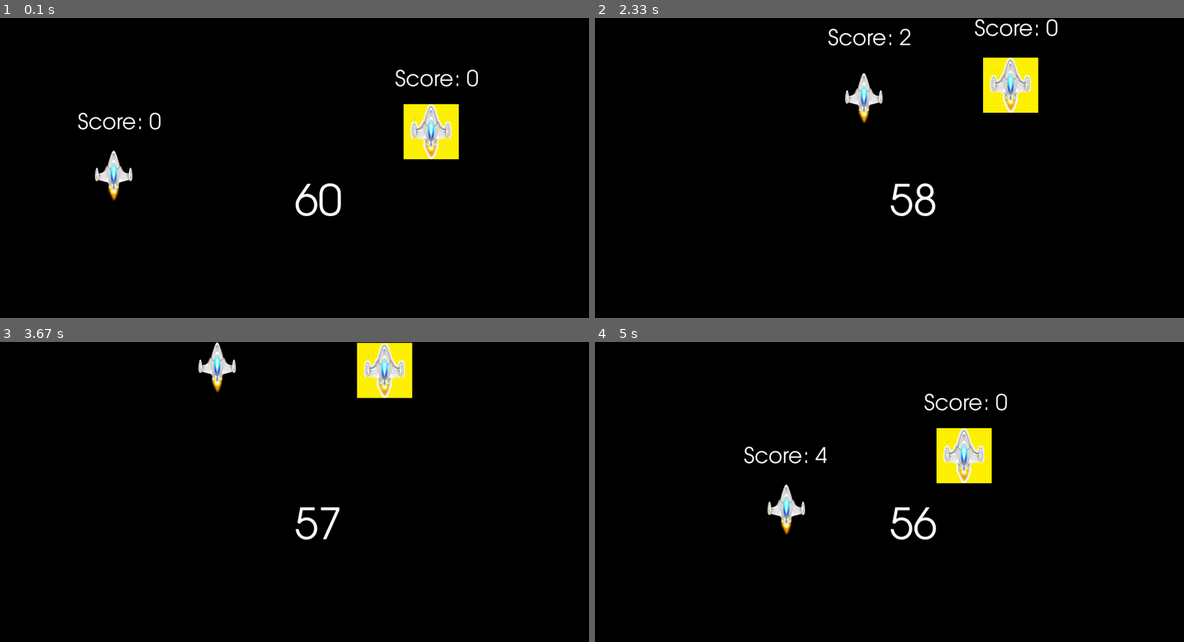
Above: before the commit, frames 1-4 (two rows, left to right).
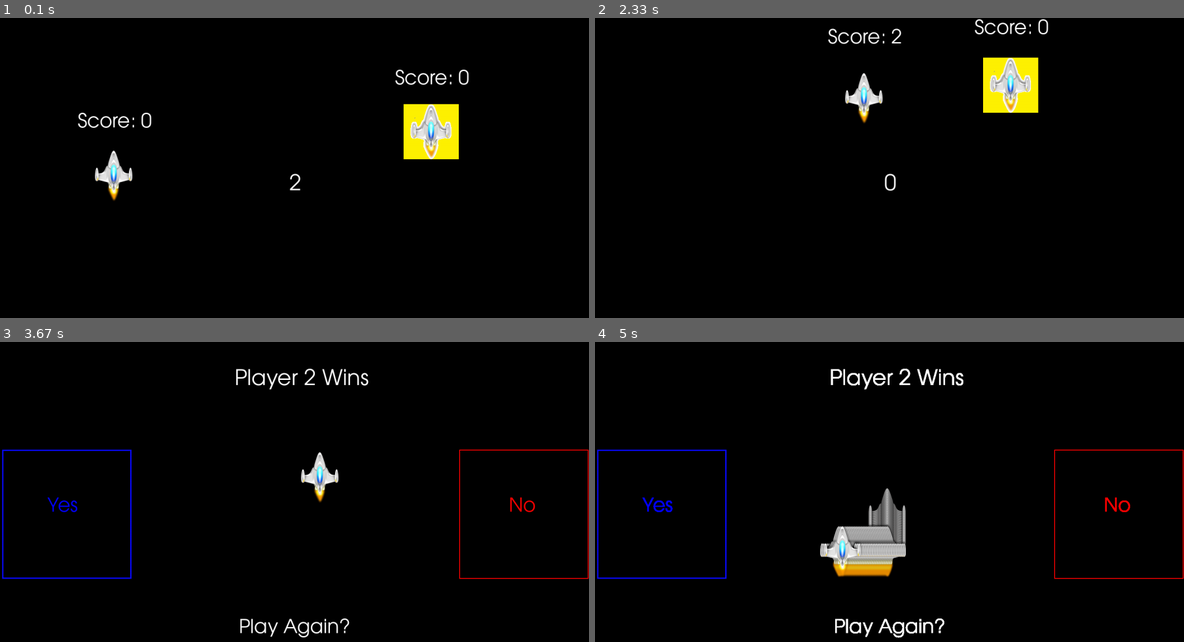
Above: after the commit, the same moments.

Repository: Noah6544/Pygame_Spaceship_Game
Game: pygame game, started from Development/Version_0.6_developmen.py
The game is run twice, just before and just after one commit, with the same random seed, the same clock (stepped at 60 frames per second) and the same inputs.
Inputs:
- Up to frame 1 (0.1 s): no input
- Up to frame 2 (2.33 s): hold Right 0.33-0.8 s; hold Up 0.83-1.13 s; hold W 0.83-1.13 s; hold Right 1.17-1.63 s; hold D 1.17-1.63 s; hold Left 1.67-2.2 s; hold A 1.67-2.2 s; hold Down from 2.23 s (still down); hold S from 2.23 s (still down)
- Up to frame 3 (3.67 s): release Down at 2.53 s; release S at 2.53 s; hold Left 2.57-2.97 s; hold A 2.57-2.97 s; hold Up 3-3.37 s; hold W 3-3.37 s; hold Right from 3.4 s (still down); hold D from 3.4 s (still down)
- Up to frame 4 (5 s): release Right at 4.03 s; release D at 4.03 s; hold Down 4.07-4.43 s; hold S 4.07-4.43 s; hold Left 4.47-4.93 s; hold A 4.47-4.93 s; hold Right from 4.97 s (still down); hold D from 4.97 s (still down)

The runs differ from the first frame. In frame 1, 1.1% of the frame differs, in the area x 13-82%, y 17-67%; in frame 2, 1.1%; in frame 3, 4.7%; in frame 4, 7.5%, in the area x 0-100%, y 8-99%.

Commit message:
I pretty much finished the game. Version 0.6 only has 1 major bug.
Features added and bugs fixed:
- added and fixed the yes/no features at the end of the game to play again
- added a feature (suprised it was quick to add) that shows a fun little message every time players collide
- Added and fixed a function which centers text when added (when applicable)

#ToDo: fix the only bug left which is that a trail is left on the last charcter.

Diff:
--- a/Development/Scoreboard.py
+++ b/Development/Scoreboard.py
@@ -3,23 +3,23 @@
 import random
 class Scoreboard:
     def __init__(self):
-        self.font = pygame.font.SysFont("centurygothic",50)
-        self.clock_font = pygame.font.SysFont("centurygothic",100)
-        self.counter = 60
+        self.font = pygame.font.SysFont("centurygothic",45)
+        self.clock_font = pygame.font.SysFont("centurygothic",50)
+        self.counter = 2
         self.text_counter = str(self.counter)
-        self.render_font = self.clock_font.render(str(self.text_counter), True, (255, 255, 255))
-        self.clock_render_font = self.clock_font.render(str(self.text_counter), True, (0, 0, 0))
         self.dice_roll_num = random.randint(0, 100)
         self.player1_is_it = False
         self.player2_is_it = True
 
-    def draw_text(self,text,color):
-        Surface_text = self.font.render(text,True,color)
+    def draw_text(self,text,color,font):
+        Surface_text = font.render(text,True,color)
         return Surface_text #this needs to return this image to be passed into screen.blit as an surface.
 
-    def draw_timer(self,text):
-        Surface_text = self.clock_font.render(text,True,(255,255,255))
-        return Surface_text
+    def draw_text_location(self,text,color,font,screen,width_offset,height_offset): #this functions purpose is to return the rectangle to be used in centering text.
+                                                         # its identical to the function above. but with screen agrument/input and a rectangle variable
+        Surface_text = self.font.render(text,True,color)
+        Surface_text_rect = Surface_text.get_rect(center=(screen.width/2 + width_offset,screen.height/2 + height_offset))
+        return Surface_text_rect #this needs to return this image to be passed into screen.blit as an surface.
 
 
     def dice_roll(self):
@@ -30,6 +30,7 @@
         elif self.dice_roll_num <= 49:
             self.player1_is_it = False
             self.player2_is_it = True
+
 
 
     def player1_bool(self):
--- a/Development/Version_0.6_developmen.py
+++ b/Development/Version_0.6_developmen.py
@@ -3,7 +3,6 @@
 import random
 import settings
 from settings import *
-from settings import black_background
 
 
 from player import Player
@@ -23,6 +22,7 @@
             self.is_large = False # False mean small
         elif self.size == (1366, 768):
             self.is_large = True #True means large
+        self.x_y_center = (self.width/2,self.height/2)
     def display(self):
         pygame.display.set_mode((self.width, self.height))
     def blit(self,background,location):
@@ -35,17 +35,23 @@
         elif scoreboard.counter < 0:
 
             if player1.won:
-                self.blit(scoreboard.draw_text("Player 1 Wins",(255,255,255)), (470, 20))
                 player1.draw_player_large(self.screen)
+                self.blit(background=scoreboard.draw_text("Player 1 Wins",(255,255,255),scoreboard.clock_font),
+                          location=scoreboard.draw_text_location("Player 1 Wins",(settings.white),scoreboard.clock_font,self,0,-300))
             if player2.won:
-                self.blit(scoreboard.draw_text("Player 2 Wins",(255,255,255)), (470, 20))
-
                 player2.draw_player_large(self.screen)
+
+                self.blit(background=scoreboard.draw_text("Player 2 Wins", (255, 255, 255), scoreboard.clock_font),
+                          location=scoreboard.draw_text_location("Player 2 Wins", (settings.white), scoreboard.clock_font, self,
+                                                                 0, -300))
+
             pygame.draw.rect(self.screen, (255, 0, 0), self.play_again_hitbox_right,2)
             pygame.draw.rect(self.screen, (10, 10, 255), self.play_again_hitbox_left,3)
-            self.blit(scoreboard.draw_text("Play Again?",(255,255,255)),(476,600))
-            self.blit(scoreboard.draw_text("Yes",(0,0,255)),(110,360))
-            self.blit(scoreboard.draw_text("No",(255,0,0)),(1180,360)) #ToDo Polish these positions to be pixel perfect and cleaner.
+            self.blit(background=scoreboard.draw_text("Play Again?",(255,255,255),scoreboard.font),
+                      location=scoreboard.draw_text_location("Play Again?",(255,255,255),scoreboard.font,self,0,280))
+            self.blit(scoreboard.draw_text("Yes",(0,0,255),scoreboard.font),(110,360))
+            self.blit(scoreboard.draw_text("No",(255,0,0),scoreboard.font),(1180,360))
+
             pygame.display.update()
 
 
@@ -57,11 +63,23 @@
     def fill(self,color):
         self.screen.fill(color)
 
+    def blit_random_collide_phrase(self,screen):
+        screen.fill(black)
+        temp_random_collide_phrase = settings.random_collide_phrase()
+        print(temp_random_collide_phrase)
+        Surface_text = Scoreboard.draw_text(self=scoreboard,text=temp_random_collide_phrase, color=settings.white,
+                                            font=settings.collide_font)
+
+        x_vary,y_vary = random.randint(1,25),random.randint(1,25)
+        self.blit(background=Surface_text,location=(214+x_vary, 132+y_vary))
+        pygame.display.update()
     def main_loop_actions(self): # a function just to clean up the main loop things that happen each loop
         if scoreboard.counter >= 0:
-            self.blit(scoreboard.draw_timer(str(scoreboard.text_counter)), (683, 384))
-            self.blit(scoreboard.draw_text("Score: " + str(player1.tag_score),(255,255,255)), (player1.x - 20, player1.y - 80))
-            self.blit(scoreboard.draw_text("Score: " + str(player2.tag_score),(255,255,255)), (player2.x - 20, player2.y - 80))
+            self.blit(background=scoreboard.draw_text(str(scoreboard.text_counter),(255,255,255),scoreboard.clock_font,), #drawing the counter
+                        location=scoreboard.draw_text_location(str(scoreboard.text_counter),(255,255,255),scoreboard.clock_font,self,0,0))
+
+            self.blit(background=scoreboard.draw_text("Score: " + str(player1.tag_score),(255,255,255),scoreboard.font),location= (player1.x - 20, player1.y - 80))
+            self.blit(scoreboard.draw_text("Score: " + str(player2.tag_score),(255,255,255),scoreboard.font), (player2.x - 20, player2.y - 80))
         keys_pressed = pygame.key.get_pressed()
         player1.wasd_handlemovement(keys_pressed)
         player2.arrow_key_handlemovement(keys_pressed)
@@ -72,7 +90,7 @@
         if self.is_large: #if the screen is large
             player1.border_large()
             player2.border_large()
-            Player.collide_large_screen(player1,player2,self.play_again_hitbox_left,self.play_again_hitbox_right)
+            Player.collide_large_screen(player1,player2,self.play_again_hitbox_left,self.play_again_hitbox_right,scoreboard,self)
             self.draw_large()
 
         elif not self.is_large: #if the screen is small
@@ -97,14 +115,14 @@
                 player1.border_large()
             elif player2.won:
                 player2.border_large()
-            if Player.collide_large_screen(player1,player2,self.play_again_hitbox_left,self.play_again_hitbox_right): #if they select yes
+            if Player.collide_large_screen(player1,player2,self.play_again_hitbox_left,self.play_again_hitbox_right,scoreboard,Display): #if they select yes
                 self.draw_large()
                 return True
-            elif Player.collide_large_screen(player1,player2,self.play_again_hitbox_left,self.play_again_hitbox_right): #if they select no
+            elif Player.collide_large_screen(player1,player2,self.play_again_hitbox_left,self.play_again_hitbox_right,scoreboard,Display): #if they select no
                 self.draw_large()
                 return False
 
-            elif Player.collide_large_screen(player1,player2,self.play_again_hitbox_left,self.play_again_hitbox_right) == None:
+            elif Player.collide_large_screen(player1,player2,self.play_again_hitbox_left,self.play_again_hitbox_right,scoreboard,Display) == None:
                 pass
 
             else:
@@ -149,8 +167,11 @@
     clock = pygame.time.Clock()
     player2.set_winner_image()
     player1.set_winner_image()
-
-    screen.fill(black_background)
+    player1.Velocity_End_Screen, player2.Velocity_End_Screen = 4, 4 #slow the player down so that they don't accidentally move to either option while the game runs out
+
+
+
+    screen.fill(black)
 
     while running:
         clock.tick(FPS)
@@ -160,7 +181,6 @@
                 running = False
 
         Display_win_loop_actions_bool = Display.win_loop_actions(screen)
-
         if Display_win_loop_actions_bool: #if they select yes
             running = False
             return True
@@ -187,7 +207,7 @@
     pygame.display.update()
     while running:
         clock.tick(FPS)
-        screen.fill(black_background)
+        screen.fill(black)
         for event in pygame.event.get():
             if event.type == pygame.QUIT:  # if you press on the exit in the top right then it will stop the program
                 pygame.quit()
@@ -203,17 +223,19 @@
                         player1.won = True
                         player2.won = False
                         player2.move(10000, 1000)
-                        player1.move(300,350)
+                        player1.move(614,332)
+                        #player1.move(player1.body_hitbox_large.centerx,player1.body_hitbox_large.centery) was an attempt but its bugged
                     if player2.tag_score > player1.tag_score:  # if player 2 wins
                         player2.won = True
                         player1.won = False
                         player1.move(10000, 10000)
-                        player2.move(300,350)
+                        player2.move(614, 332)
                     elif player2.tag_score == player1.tag_score:  # this is if I'm debugging just the win loop
                         player1.won = True
                         player2.won = False
-                        player1.move(365, 768)
-                        player2.move(10000, 1000)
+                        player1.move(614, 332)
+                        player2.move(1000000, 10000000)
+
 
                     win_screen_bool = win_screen(screen)
                     if win_screen_bool == True:
--- a/Development/player.py
+++ b/Development/player.py
@@ -1,9 +1,14 @@
 import pygame
 import settings
 from settings import *
+#from Version_0.6_developmen.py import Display
+from Scoreboard import Scoreboard
 import random
+
+
 class Player:
-    def __init__(self, x, y,playerxchange,playerychange,key_up, key_down, key_left, key_right, not_it_image,it_image,is_it):
+    def __init__(self, x, y, playerxchange, playerychange, key_up, key_down, key_left, key_right, not_it_image,
+                 it_image, is_it):
         self.x = x
         self.y = y
         self.playerychange = 0
@@ -12,19 +17,21 @@
         self.key_right = key_right
         self.key_up = key_up
         self.key_down = key_down
-        #ship = pygame.image.load(image)
+        # ship = pygame.image.load(image)
         self.not_it_image = not_it_image
         self.image = not_it_image
-        self.it_image = it_image #this is the image it will switch to when tagged, helps show which player is it.
+        self.it_image = it_image  # this is the image it will switch to when tagged, helps show which player is it.
         self.not_it_image_small = not_it_image
-        self.image_small = pygame.transform.scale(self.not_it_image_small,(100,100))
-        self.it_image_small = pygame.transform.scale(spaceship_it,(100,100))
-        #hitboxes are pygame rectangle objects
-        self.wing_hitbox_large = pygame.Rect(self.x + 18, self.y + 45, 90, 35) # values are guessed and checked to fit well
-        self.body_hitbox_large = pygame.Rect(self.x + 45, self.y + 5, 35, 115) # values are guessed and checked to fit well
+        self.image_small = pygame.transform.scale(self.not_it_image_small, (100, 100))
+        self.it_image_small = pygame.transform.scale(spaceship_it, (100, 100))
+        # hitboxes are pygame rectangle objects
+        self.wing_hitbox_large = pygame.Rect(self.x + 18, self.y + 45, 90,
+                                             35)  # values are guessed and checked to fit well
+        self.body_hitbox_large = pygame.Rect(self.x + 45, self.y + 5, 35,
+                                             115)  # values are guessed and checked to fit well
         self.wing_hitbox_small = pygame.Rect(self.x + 16, self.y + 35, 69, 28)
         self.body_hitbox_small = pygame.Rect(self.x + 37, self.y + 6, 25, 90)
-        self.is_it = is_it # a simple boolean to check if you're it (True) or not it (False)
+        self.is_it = is_it  # a simple boolean to check if you're it (True) or not it (False)
         self.tag_score = 0
         self.won = False
         self.Velocity = 15
@@ -34,16 +41,15 @@
         # for perfect balance
         self.Velocity_End_Screen = 10
 
-
-#handels hitboxes creation for player, and handles drawing image
+    # handels hitboxes creation for player, and handles drawing image
     def draw_player_small(self, win):
 
-        #creates a hitbox area for the wing of player 1. the numbers were guessed and checked until they were accurate
-        self.wing_hitbox_small = pygame.Rect(self.x + 16, self.y + 35, 69,28)
+        # creates a hitbox area for the wing of player 1. the numbers were guessed and checked until they were accurate
+        self.wing_hitbox_small = pygame.Rect(self.x + 16, self.y + 35, 69, 28)
         self.body_hitbox_small = pygame.Rect(self.x + 37, self.y + 6, 25, 90)
         win.blit(self.image_small, (self.x, self.y))
 
-    def draw_player_large(self,win):
+    def draw_player_large(self, win):
         self.wing_hitbox_large = pygame.Rect(self.x + 18, self.y + 45, 90, 35)
         self.body_hitbox_large = pygame.Rect(self.x + 52, self.y + 5, 25, 115)
         win.blit(self.image, (self.x, self.y))
@@ -57,7 +63,7 @@
             self.y = -7
         elif self.y >= 479:
             self.y = 479
-            #value of:   w  s   a   d
+            # value of:   w  s   a   d
 
     def border_large(self):
         if self.x >= 1259:
@@ -69,8 +75,9 @@
         elif self.y >= 645:
             self.y = 645
 
-    def set_initial_player_it_image(self): #this was made because the tagged() functions messes with the scoreboard system, as it will change the player's it status
-        #this fucntions fixes this by not changing the players it status and is only run once at the top of the loop.
+    def set_initial_player_it_image(
+            self):  # this was made because the tagged() functions messes with the scoreboard system, as it will change the player's it status
+        # this fucntions fixes this by not changing the players it status and is only run once at the top of the loop.
         if self.is_it == True:
             self.image = self.it_image
         elif self.is_it == False:
@@ -91,43 +98,51 @@
             self.image = self.it_image
             return True
 
-    def collide_large_screen(player1, player2, Display_Yes_hitbox, Display_No_hitbox):
+    def collide_large_screen(player1, player2, Display_Yes_hitbox, Display_No_hitbox, Scoreboard,Display):
         global play_again
 
         # this if statements checks if the players hitboxes have collided with pygame.Rect.colliderect for each case
         # (body to body, wing to wing, wing to body)
-        if not player1.won and not player2.won: #if the game hasn't ended and neither play has won: look for hitbox collisions
-            if pygame.Rect.colliderect(player1.wing_hitbox_large,player2.wing_hitbox_large)\
-                    or pygame.Rect.colliderect(player1.body_hitbox_large,player2.wing_hitbox_large)\
-                    or pygame.Rect.colliderect(player1.wing_hitbox_large, player2.body_hitbox_large)\
+        if not player1.won and not player2.won:  # if the game hasn't ended and neither play has won: look for hitbox collisions
+            if pygame.Rect.colliderect(player1.wing_hitbox_large, player2.wing_hitbox_large) \
+                    or pygame.Rect.colliderect(player1.body_hitbox_large, player2.wing_hitbox_large) \
+                    or pygame.Rect.colliderect(player1.wing_hitbox_large, player2.body_hitbox_large) \
                     or pygame.Rect.colliderect(player1.body_hitbox_large, player2.body_hitbox_large):
+                Display.blit_random_collide_phrase(screen=Display) #this is a polish thing i'm proud of that I made functional in 1 coding session.
+                                                     #at a tag, it shows a phrase on the screen, making the game more fun i think.
                 player1.collide()
                 player2.collide()
 
-        if player1.won or player2.won: #if the game is over and one of the players has won
+                Scoreboard.counter += 1  # add 1 second back for paused time
+
+        if player1.won or player2.won:  # if the game is over and one of the players has won
 
             if player1.won:
                 if pygame.Rect.colliderect(player1.wing_hitbox_large, Display_Yes_hitbox) \
-                        or pygame.Rect.colliderect(player1.body_hitbox_large, Display_Yes_hitbox):  # if player 1 collides with yes
+                        or pygame.Rect.colliderect(player1.body_hitbox_large,
+                                                   Display_Yes_hitbox):  # if player 1 collides with yes
                     settings.play_again = True
-                    player1.won, player2.won = False, False #resetting the win status
+                    player1.won, player2.won = False, False  # resetting the win status
                     return True
 
                 elif pygame.Rect.colliderect(player1.wing_hitbox_large, Display_No_hitbox) \
-                        or pygame.Rect.colliderect(player1.body_hitbox_large, Display_No_hitbox):  # if player 1 collides with No:
+                        or pygame.Rect.colliderect(player1.body_hitbox_large,
+                                                   Display_No_hitbox):  # if player 1 collides with No:
                     settings.play_again = False
-                    player1.won, player2.won = False, False #resetting the win status
+                    player1.won, player2.won = False, False  # resetting the win status
                     return False
                 else:
                     pass
 
             elif player2.won:
-                if pygame.Rect.colliderect(player2.wing_hitbox_large, Display_Yes_hitbox)\
-                        or pygame.Rect.colliderect(player2.body_hitbox_large, Display_Yes_hitbox): #if player 2 collides with yes
+                if pygame.Rect.colliderect(player2.wing_hitbox_large, Display_Yes_hitbox) \
+                        or pygame.Rect.colliderect(player2.body_hitbox_large,
+                                                   Display_Yes_hitbox):  # if player 2 collides with yes
                     settings.play_again = True
                     return True
-                elif pygame.Rect.colliderect(player2.wing_hitbox_large, Display_No_hitbox)\
-                        or pygame.Rect.colliderect(player2.body_hitbox_large, Display_No_hitbox): #if player 2 collides with No:
+                elif pygame.Rect.colliderect(player2.wing_hitbox_large, Display_No_hitbox) \
+                        or pygame.Rect.colliderect(player2.body_hitbox_large,
+                                                   Display_No_hitbox):  # if player 2 collides with No:
                     settings.play_again = False
                     return False
 
@@ -137,20 +152,14 @@
         else:
             return None
 
-
-
- #       if self.won == True:
-  #          if pygame.Rect.collidedict(player1.wing_hitbox_large,)
-
-
-    def collide_small_screen(player1,player2):
-        if pygame.Rect.colliderect(player1.wing_hitbox_small,player2.wing_hitbox_small)\
-                or pygame.Rect.colliderect(player1.body_hitbox_small,player2.wing_hitbox_small)\
-                or pygame.Rect.colliderect(player1.wing_hitbox_small, player2.body_hitbox_small)\
+    def collide_small_screen(player1, player2):
+        if pygame.Rect.colliderect(player1.wing_hitbox_small, player2.wing_hitbox_small) \
+                or pygame.Rect.colliderect(player1.body_hitbox_small, player2.wing_hitbox_small) \
+                or pygame.Rect.colliderect(player1.wing_hitbox_small, player2.body_hitbox_small) \
                 or pygame.Rect.colliderect(player1.body_hitbox_small, player2.body_hitbox_small):
             player1.collide()
             player2.collide()
 
-    def move(self,x,y):
+    def move(self, x, y):
         self.x = x
         self.y = y
--- a/Development/settings.py
+++ b/Development/settings.py
@@ -1,4 +1,8 @@
 import pygame
+import random
+
+
+pygame.init()
 #Loading Images
 background = pygame.transform.scale(pygame.image.load("images//stars.jpg"),(1920,1279))
 
@@ -17,8 +21,17 @@
 hubble_skyfullofstars_background = "images//hubble famous image.jpg"
 plain_background = ((231,233,206))
 plain_background_2 = ((244,227,204))
-black_background = ((0,0,0))
+black = ((0,0,0))
+white = (255,255,255)
+random_collide_phrases = ["Gotcha!", "Finally!!!", "You're it!", "Tag!", "Ha, you suck!", "Almost got away!",
+                               "I'm just better.", "You could never get away.", "BAng!", "Terron is money",
+                               "AYEE", "Nice one!!" "What'd you say??", "Got you!", "too easy honestly.",
+                               "oops", "hey lets go!", "LETS GOOOO!!!", "I'm not even trying bro","it doesn't count I'm not trying",]
 
+collide_font = pygame.font.SysFont("C:\\Users\\Noah\'s Marc P. 4648\\AppData\\Local\\Microsoft\\Windows\\Fonts\\it font.tff",100) #putting this in settings because I'm getting an error with it being in scoreboard for some reason
+
+def random_collide_phrase():
+    return random.choice(random_collide_phrases)
 
 # variables
 global play_again
--- a/wasd_player.py
+++ b/wasd_player.py
@@ -3,8 +3,8 @@
 from loading_images_and_variables import *
 from player import Player
 class wasd_player(Player):
-    def __init__(self, x, y, playerxchange,playerychange,key_up, key_down, key_left, key_right, image,it_image,is_it):
-        super().__init__(x, y,playerxchange,playerychange, key_up, key_down, key_left, key_right, image, it_image,is_it)
+    def __init__(self, x, y, playerxchange,playerychange,key_up, key_down, key_left, key_right, image,it_image,is_it,player_name):
+        super().__init__(x, y,playerxchange,playerychange, key_up, key_down, key_left, key_right, image, it_image,is_it,player_name)
 
 
 
